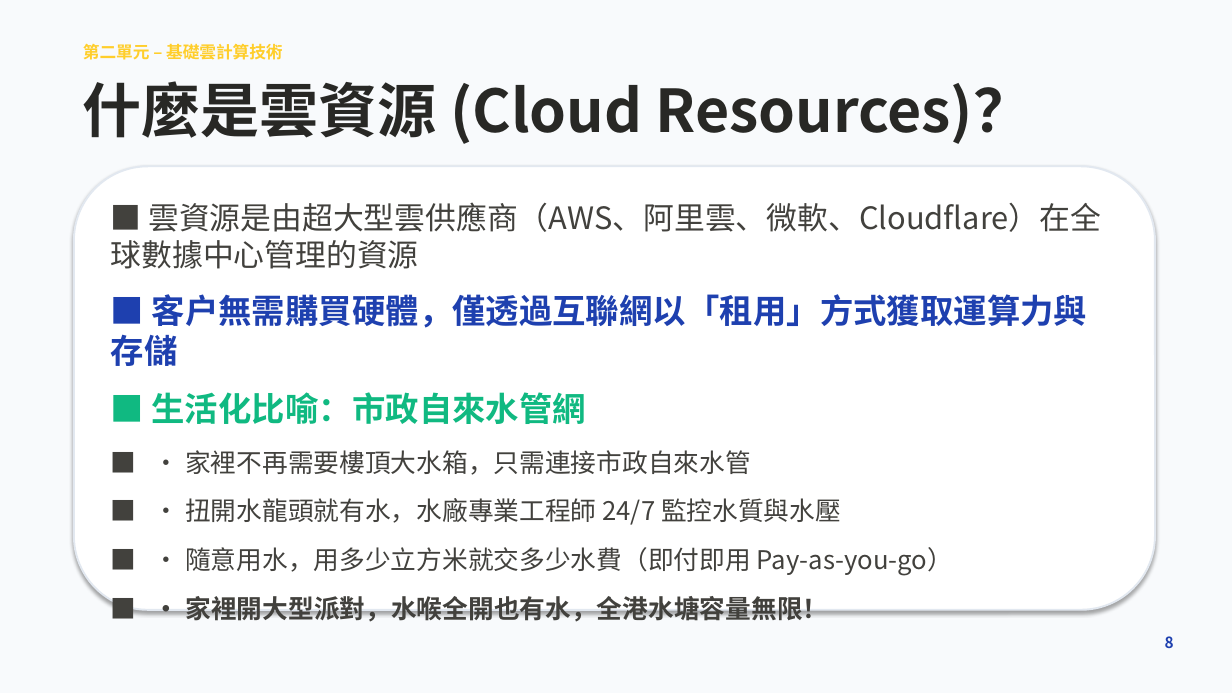
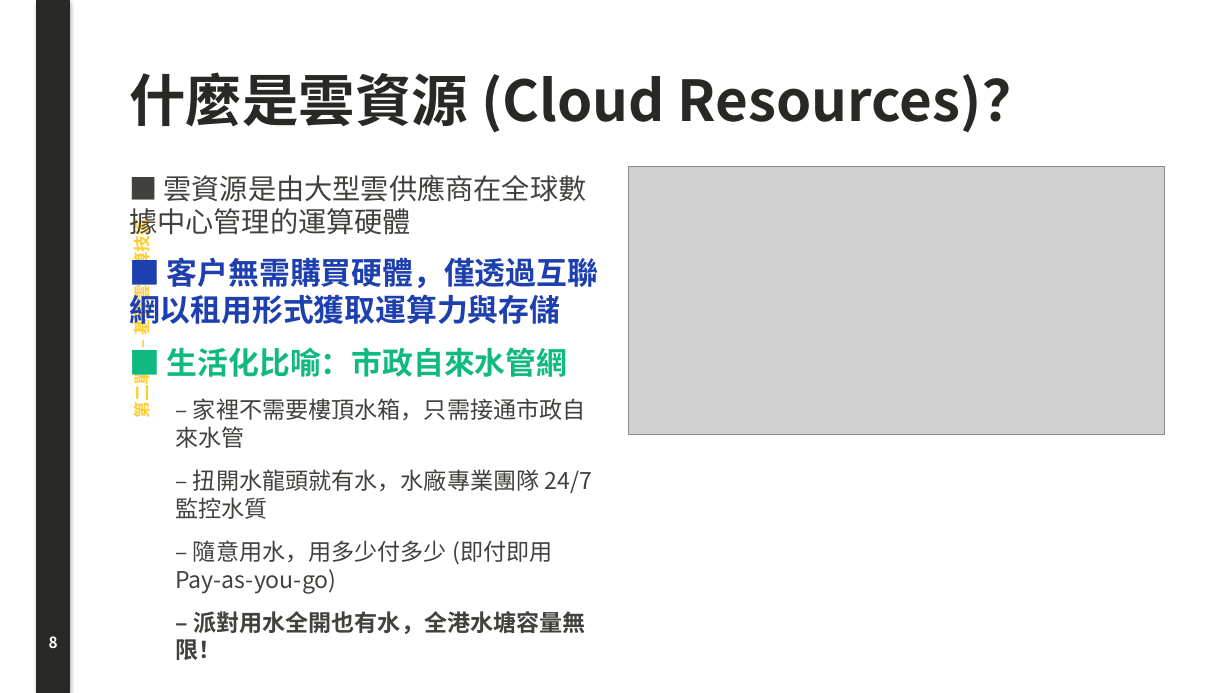
Before and after one commit to joe-ging/seed-cloud-curriculum, a slide deck: slide 8 of downloads/Deck01_Cloud_Foundations_Lecture_Note.pptx. Drawn at 1232x693 pixels with LibreOffice and Linux fonts; fonts in the diff are those of the drawing; grey boxes stand for pictures. Boxes give left, top, right and bottom in pixels: in the first picture for what was removed or moved away, otherwise in the second. Text is boxed around its words. In the diff, an @@ line names an element or a change of style, - is before the commit and + after.

Commit message:
feat: faithful original PPT layout with left vertical sidebar and large illustrations

```diff
--- a/downloads/Deck01_Cloud_Foundations_Lecture_Note.pptx
+++ b/downloads/Deck01_Cloud_Foundations_Lecture_Note.pptx
@@ rectangle: place and size @@
-rectangle at box(0, 0, 1232, 693)
+rectangle at box(37, 0, 69, 693)
@@ rectangle at box(37, 0, 69, 693): fill #F8FAFC to #282825; outline #F8FAFC 0.75 pt to #282825 0.75 pt @@
@@ text "第二單元 – 基礎雲計算技術": place and size @@
-text "第二單元 – 基礎雲計算技術" at box(83, 43, 283, 60)
+text "第二單元 – 基礎雲計算技術" at box(129, 230, 153, 417)
@@ text "第二單元 – 基礎雲計算技術" at box(129, 230, 153, 417): rotation 0 to 270 degrees @@
@@ text "什麼是雲資源 (Cloud Resources)？": place and size @@
-text "什麼是雲資源 (Cloud Resources)？" at box(83, 81, 1033, 144)
+text "什麼是雲資源 (Cloud Resources)？" at box(129, 72, 1039, 133)
@@ text "什麼是雲資源 (Cloud Resources)？" at box(129, 72, 1039, 133): size 46 to 44 pt @@
@@ rounded rectangle removed at box(74, 166, 1155, 610) @@
@@ text "■ 雲資源是由大型雲供應商在全球數據中心管理的運算硬體": place and size @@
-text "■ 雲資源是由大型雲供應商在全球數據中心管理的運算硬體" at box(111, 202, 1101, 622)
+text "■ 雲資源是由大型雲供應商在全球數據中心管理的運算硬體" at box(129, 175, 598, 660)
@@ text at box(129, 175, 598, 330): text changed; text colour #42413D to #1E40AF; bold on @@
-■ 雲資源是由超大型雲供應商（AWS、阿里雲、微軟、Cloudflare）在全球數據中心管理的資源
-■ 客戶無需購買硬體，僅透過互聯網以「租用」方式獲取運算力與存儲
+■ 雲資源是由大型雲供應商在全球數據中心管理的運算硬體
+■ 客戶無需購買硬體，僅透過互聯網以租用形式獲取運算力與存儲
@@ picture added at box(628, 166, 1165, 434) @@
@@ text at box(167, 347, 567, 377): size 26 to 24 pt in "■ 生活化比喻：市政自來水管網"; less space between paragraphs @@
@@ text at box(175, 398, 592, 660): text changed; size 20 to 18 pt @@
-■ • 家裡不再需要樓頂大水箱，只需連接市政自來水管
-■ • 扭開水龍頭就有水，水廠專業工程師 24/7 監控水質與水壓
-■ • 隨意用水，用多少立方米就交多少水費（即付即用 Pay-as-you-go）
-■ • 家裡開大型派對，水喉全開也有水，全港水塘容量無限！
+  – 家裡不需要樓頂水箱，只需接通市政自來水管
+  – 扭開水龍頭就有水，水廠專業團隊 24/7 監控水質
+  – 隨意用水，用多少付多少 (即付即用 Pay-as-you-go)
+  – 派對用水全開也有水，全港水塘容量無限！
@@ text "8": place and size @@
-text "8" at box(1165, 636, 1174, 648)
+text "8" at box(49, 636, 58, 648)
@@ text "8" at box(49, 636, 58, 648): text colour #1E40AF to #FFFFFF; alignment right to centre @@
```
Also in this commit, not shown: 15 other slides changed, 24 slides added, 24 slides removed, 3 other files.
